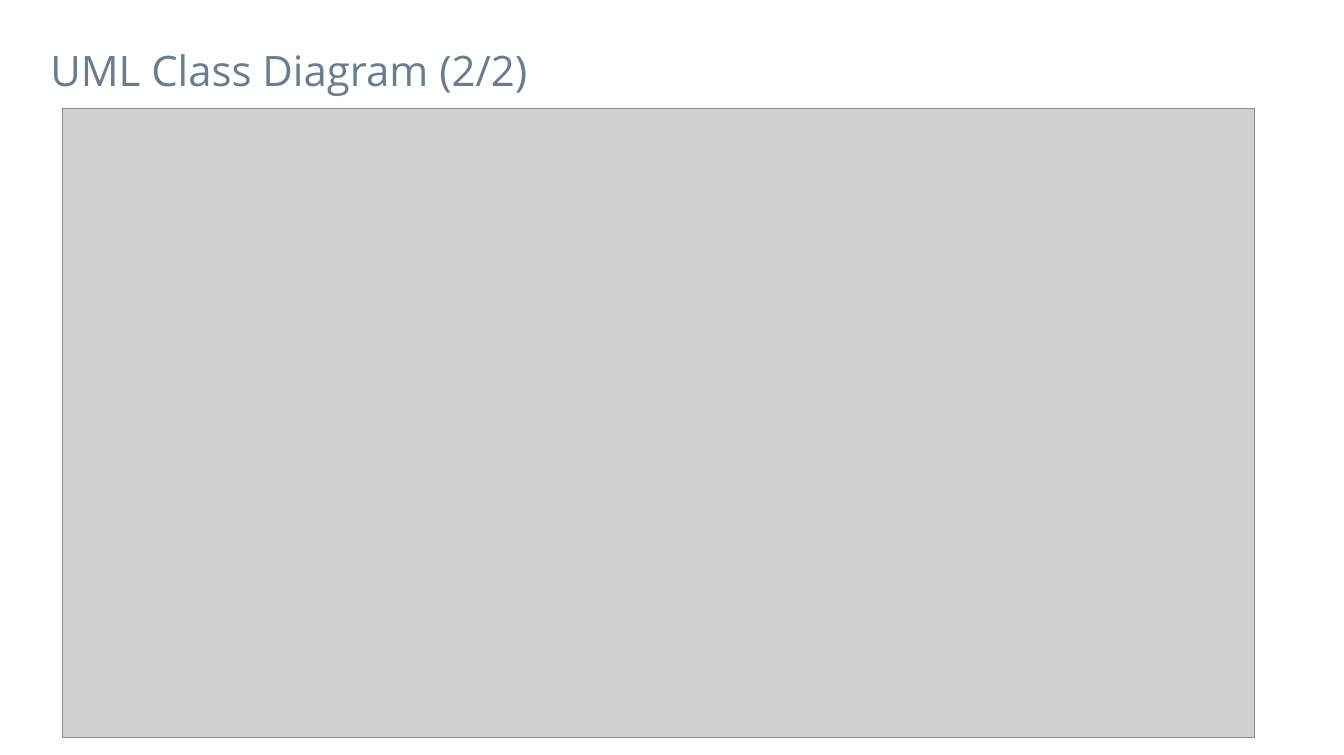
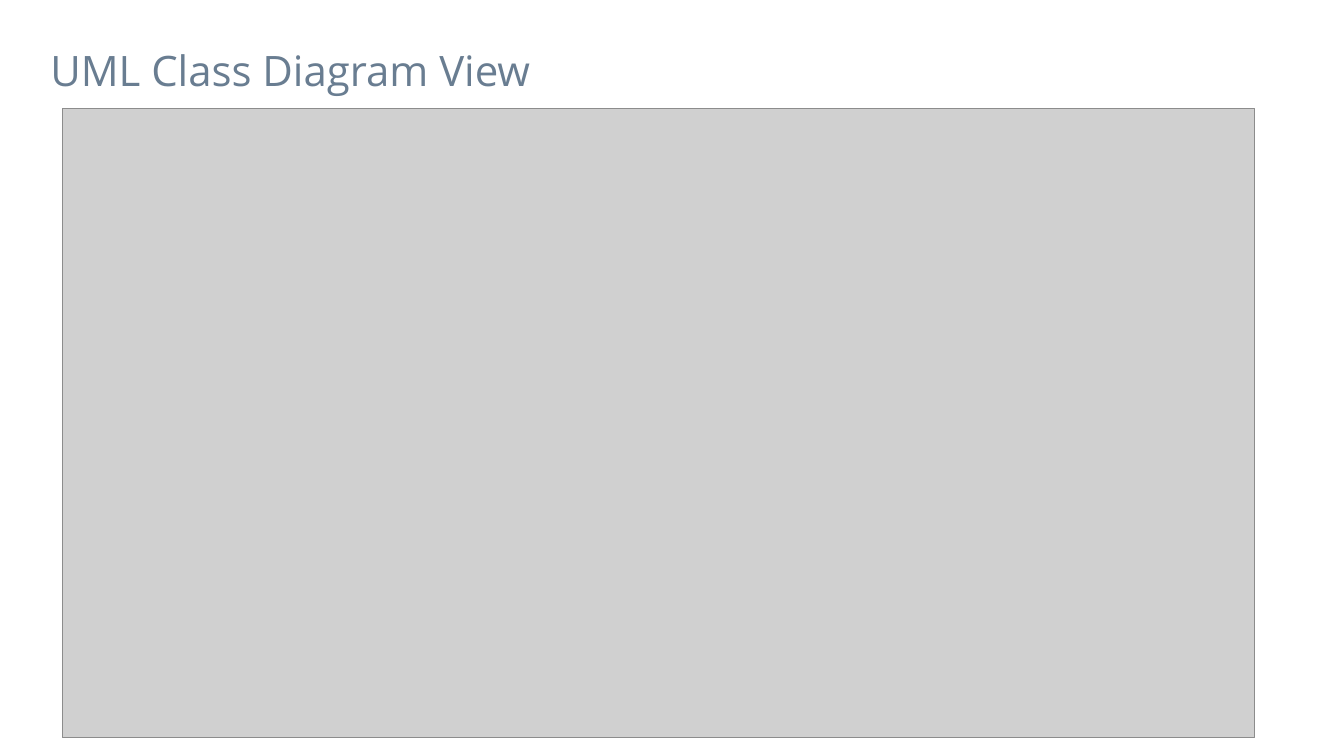
Before and after one commit to jntme/ch.bfh.btx8081.w2017.blue, a slide deck: slide 6 of doc/04-ScrumSetup/Task_3&4_Presentation.pptx. Drawn at 1344x755 pixels with LibreOffice and Linux fonts; fonts in the diff are those of the drawing; grey boxes stand for pictures. Boxes give left, top, right and bottom in pixels: in the first picture for what was removed or moved away, otherwise in the second. Text is boxed around its words. In the diff, an @@ line names an element or a change of style, - is before the commit and + after.

```diff
--- a/doc/04-ScrumSetup/Task_3&4_Presentation.pptx
+++ b/doc/04-ScrumSetup/Task_3&4_Presentation.pptx
@@ title at box(50, 54, 530, 96): text changed @@
-UML Class Diagram (2/2)
+UML Class Diagram View
```
Also in this commit, not shown: 1 other file.
